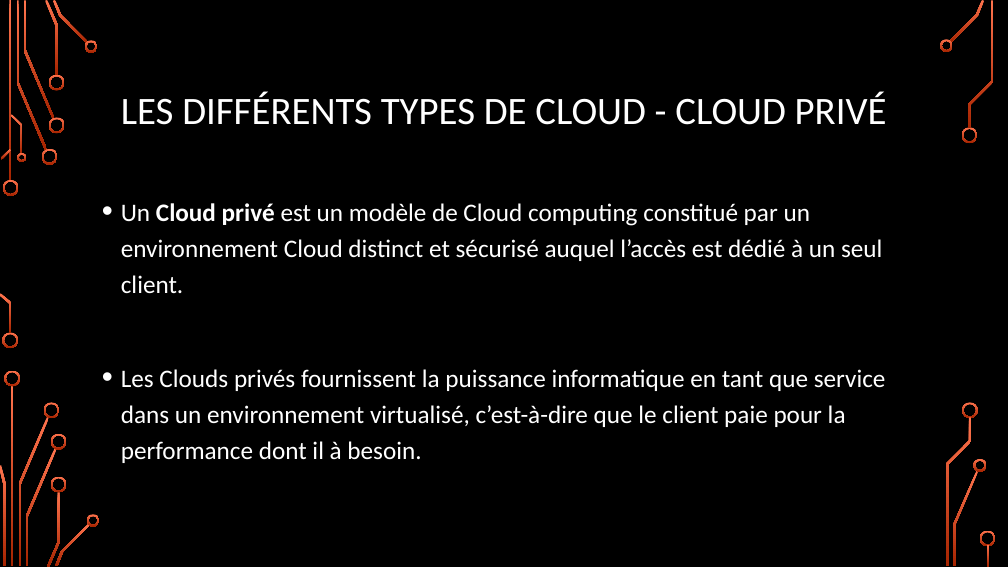
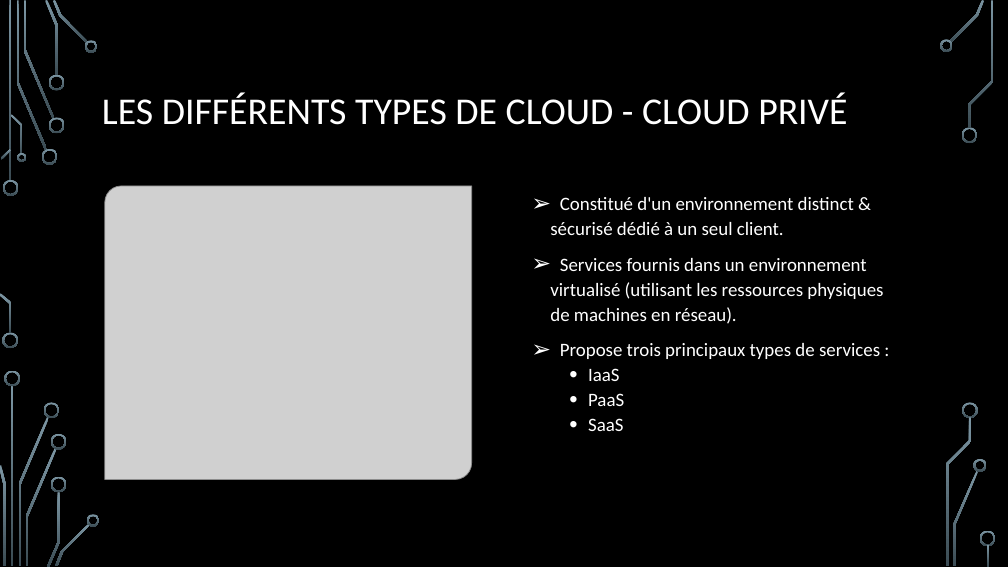
Before and after one commit to CorleoneDany/Cloud-Computing, a slide deck: slide 7 of Cloud Computing - F.pptx (slide 6 before the commit). Drawn at 1008x567 pixels with LibreOffice and Linux fonts; fonts in the diff are those of the drawing; grey boxes stand for pictures; background and template pictures are left out. Boxes give left, top, right and bottom in pixels: in the first picture for what was removed or moved away, otherwise in the second. Text is boxed around its words. In the diff, an @@ line names an element or a change of style, - is before the commit and + after.

Commit message:
Grosse modification
•  Modification du thème
•  Ajout d'image
• Réduction du contenu des diapo

```diff
--- a/Cloud Computing - F.pptx
+++ b/Cloud Computing - F.pptx
@@ fill gradient #FF744E to #A62400 to gradient #7C96A3 to #3B4C54 in 36 elements at box(3, 180, 19, 196), box(2, 333, 18, 349), box(17, 1, 47, 150), box(42, 149, 57, 165), box(23, 1, 54, 119), box(45, 0, 58, 76), box(48, 117, 64, 133), box(48, 75, 64, 91), box(53, 0, 88, 44), box(85, 40, 98, 52), box(1, 149, 11, 160), box(0, 293, 11, 333), box(11, 114, 23, 154), box(17, 153, 26, 162), box(11, 386, 14, 566), box(18, 417, 48, 566), box(5, 371, 20, 386), box(0, 465, 5, 566), box(44, 402, 60, 418), box(26, 448, 57, 566), box(47, 492, 60, 567), box(51, 434, 67, 450), box(51, 476, 67, 492), box(55, 523, 90, 566), box(87, 514, 100, 526), box(950, 0, 985, 42), box(940, 39, 953, 52), box(962, 127, 978, 143), box(954, 471, 979, 566), box(974, 459, 987, 472), box(969, 1, 994, 129), box(963, 402, 979, 418), box(946, 417, 972, 566), box(980, 531, 996, 547), box(988, 545, 990, 566), box(9, 1, 11, 181) @@
@@ title "LES DIFFÉRENTS TYPES DE CLOUD ..." at box(102, 92, 847, 125): size 37 to 36 pt; alignment centre to left @@
@@ picture added at box(105, 186, 472, 479) @@
@@ text at box(550, 197, 883, 431): text changed; size 24 to 18 pt @@
-• Un Cloud privé est un modèle de Cloud computing constitué par un environnement Cloud distinct et sécurisé auquel l’accès est dédié à un seul client.
-• Les Clouds privés fournissent la puissance informatique en tant que service dans un environnement virtualisé, c’est-à-dire que le client paie pour la performance dont il à besoin.
+➢ Constitué d'un environnement distinct & sécurisé dédié à un seul client.
+➢ Services fournis dans un environnement virtualisé (utilisant les ressources physiques de machines en réseau).
+➢ Propose trois principaux types de services :
+  • IaaS
+  • PaaS
+  • SaaS
```
Also in this commit, not shown: 25 other slides changed, 1 slide added.
